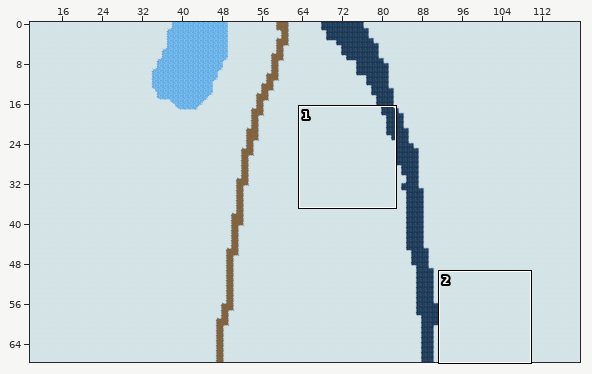
One commit to this Tiled map (JSON): assets/maps/cold3.json. The first picture is a wide view before the edit; the outline marks the close-up.
Close-up. Before the edit:
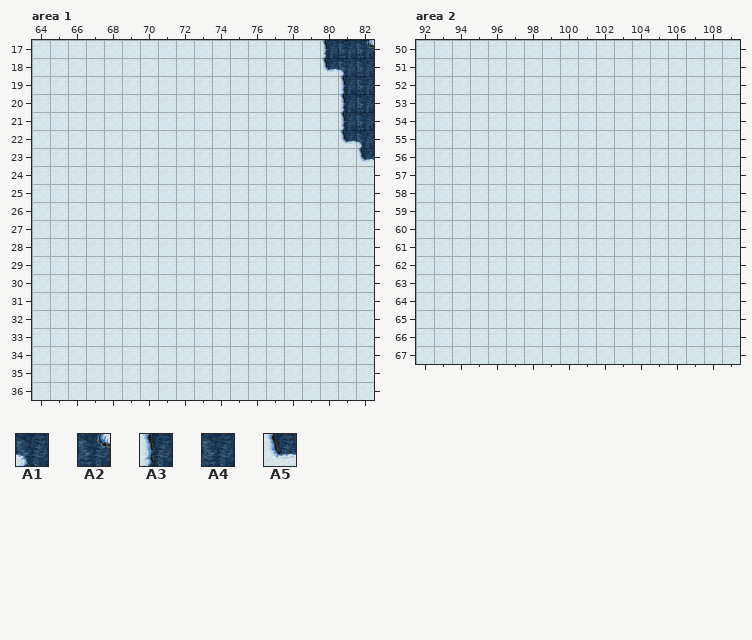
Cells are 32x32 px. Shown: area 1 x 64..82, y 17..36; area 2 x 92..109, y 50..67. The commit also changed other parts of the map, which this record leaves out.
Key: from "terrain": A1 2, A2 34, A3 99, A4 100, A5 132.
__ is an empty cell.
Layers that did not change in this view are not listed.
Layer "Ground2" before, area 1, first column x 64:
17 __ __ __ __ __ __ __ __ __ __ __ __ __ __ __ __ A3 A4 A2
18 __ __ __ __ __ __ __ __ __ __ __ __ __ __ __ __ A5 A1 A4
19 __ __ __ __ __ __ __ __ __ __ __ __ __ __ __ __ __ A3 A4
20 __ __ __ __ __ __ __ __ __ __ __ __ __ __ __ __ __ A3 A4
21 __ __ __ __ __ __ __ __ __ __ __ __ __ __ __ __ __ A3 A4
22 __ __ __ __ __ __ __ __ __ __ __ __ __ __ __ __ __ A5 A1
23 __ __ __ __ __ __ __ __ __ __ __ __ __ __ __ __ __ __ A5
24 __ __ __ __ __ __ __ __ __ __ __ __ __ __ __ __ __ __ __
25 __ __ __ __ __ __ __ __ __ __ __ __ __ __ __ __ __ __ __
26 __ __ __ __ __ __ __ __ __ __ __ __ __ __ __ __ __ __ __
27 __ __ __ __ __ __ __ __ __ __ __ __ __ __ __ __ __ __ __
28 __ __ __ __ __ __ __ __ __ __ __ __ __ __ __ __ __ __ __
29 __ __ __ __ __ __ __ __ __ __ __ __ __ __ __ __ __ __ __
30 __ __ __ __ __ __ __ __ __ __ __ __ __ __ __ __ __ __ __
31 __ __ __ __ __ __ __ __ __ __ __ __ __ __ __ __ __ __ __
32 __ __ __ __ __ __ __ __ __ __ __ __ __ __ __ __ __ __ __
33 __ __ __ __ __ __ __ __ __ __ __ __ __ __ __ __ __ __ __
34 __ __ __ __ __ __ __ __ __ __ __ __ __ __ __ __ __ __ __
35 __ __ __ __ __ __ __ __ __ __ __ __ __ __ __ __ __ __ __
36 __ __ __ __ __ __ __ __ __ __ __ __ __ __ __ __ __ __ __
And afterwards:
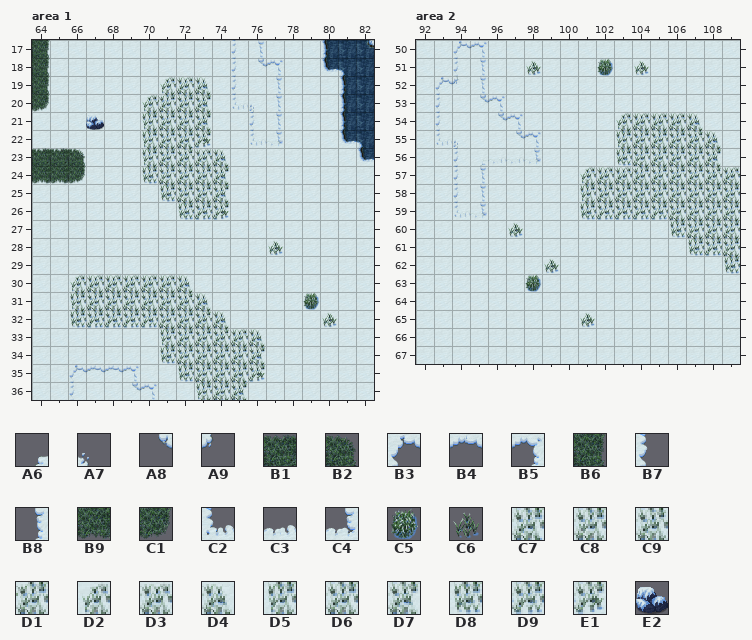
Further tiles: from "terrain": A6 28, A7 29, A8 61, A9 62, B1 91, B2 92, B3 93, B4 94, B5 95, B6 125, B7 126, B8 128, B9 157, C1 158, C2 159, C3 160, C4 161, C5 189, C6 192, C7 193, C8 194, C9 226, D1 227, D2 258, D3 259, D4 260, D5 291, D6 292, D7 293, D8 324, D9 325, E1 326; from "winter": E2 1566.
See-through tiles are keyed as they look on the map.
What changed:
Changed rows in their new state; .. is an unchanged cell.
Layer "Ground2", area 1:
first column x 64:
17 B6 .. .. .. .. .. .. .. .. .. .. B7 B8 .. .. .. ..
18 B6 .. .. .. .. .. .. .. .. .. .. B7 A8 B5 .. .. ..
19 B6 .. .. .. .. .. .. D2 D3 D4 .. B7 .. B8 .. .. ..
20 C1 .. .. .. .. .. D2 D1 D6 D7 .. C2 A7 B8 .. .. ..
21 .. .. .. .. .. .. D5 D6 D6 D7 .. .. B7 B8 .. .. ..
22 .. .. .. .. .. .. D5 D6 C7 E1 .. .. C2 C4 .. .. ..
23 B1 B1 B2 .. .. .. D5 D6 C9 D3 D4 .. .. .. .. .. ..
24 B9 B9 C1 .. .. .. D8 C8 D6 D6 D7 .. .. .. .. .. ..
25 .. .. .. .. .. .. .. D8 C8 D6 D7 .. .. .. .. .. ..
26 .. .. .. .. .. .. .. .. D8 D9 E1 .. .. .. .. .. ..
28 .. .. .. .. .. .. .. .. .. .. .. .. .. C6 .. .. ..
30 .. .. D2 D3 D3 D3 D3 D3 D4 .. .. .. .. .. .. .. ..
31 .. .. D5 D6 D6 D6 D6 D6 C9 D4 .. .. .. .. .. C5 ..
32 .. .. D8 D9 D9 D9 D9 C8 D6 C9 D4 .. .. .. .. .. C6
33 .. .. .. .. .. .. .. D5 D6 D6 C9 D3 D4 .. .. .. ..
34 .. .. .. .. .. .. .. D8 C8 D6 D6 D6 D7 .. .. .. ..
35 .. .. B3 B4 B4 B5 .. .. D8 C8 D6 C7 E1 .. .. .. ..
36 .. .. B7 .. .. A8 B5 .. .. D5 D6 D7 .. .. .. .. ..
Layer "Mask", area 1:
first column x 67:
21 E2
Layer "Ground2", area 2:
first column x 93:
50 .. B3 B5 .. .. .. .. .. .. .. .. .. .. .. .. .. ..
51 .. B7 B8 .. .. C6 .. .. .. C5 .. C6 .. .. .. .. ..
52 B3 A9 B8 .. .. .. .. .. .. .. .. .. .. .. .. .. ..
53 B7 .. A8 B5 .. .. .. .. .. .. .. .. .. .. .. .. ..
54 B7 .. .. A8 B5 .. .. .. .. .. D2 D3 D3 D3 D4 .. ..
55 C2 A7 .. .. A8 B5 .. .. .. .. D5 D6 D6 D6 C9 D4 ..
56 .. B7 A6 C3 C3 C4 .. .. .. .. D8 C8 D6 D6 D6 D7 ..
57 .. B7 B8 .. .. .. .. .. D2 D3 D3 D1 D6 D6 D6 C9 D3
58 .. B7 B8 .. .. .. .. .. D5 D6 D6 D6 D6 D6 D6 D6 D6
59 .. C2 C4 .. .. .. .. .. D8 D9 D9 D9 D9 C8 D6 D6 D6
60 .. .. .. .. C6 .. .. .. .. .. .. .. .. D8 C8 D6 D6
61 .. .. .. .. .. .. .. .. .. .. .. .. .. .. D8 D9 C8
62 .. .. .. .. .. .. C6 .. .. .. .. .. .. .. .. .. D8
63 .. .. .. .. .. C5 .. .. .. .. .. .. .. .. .. .. ..
65 .. .. .. .. .. .. .. .. C6 .. .. .. .. .. .. .. ..
